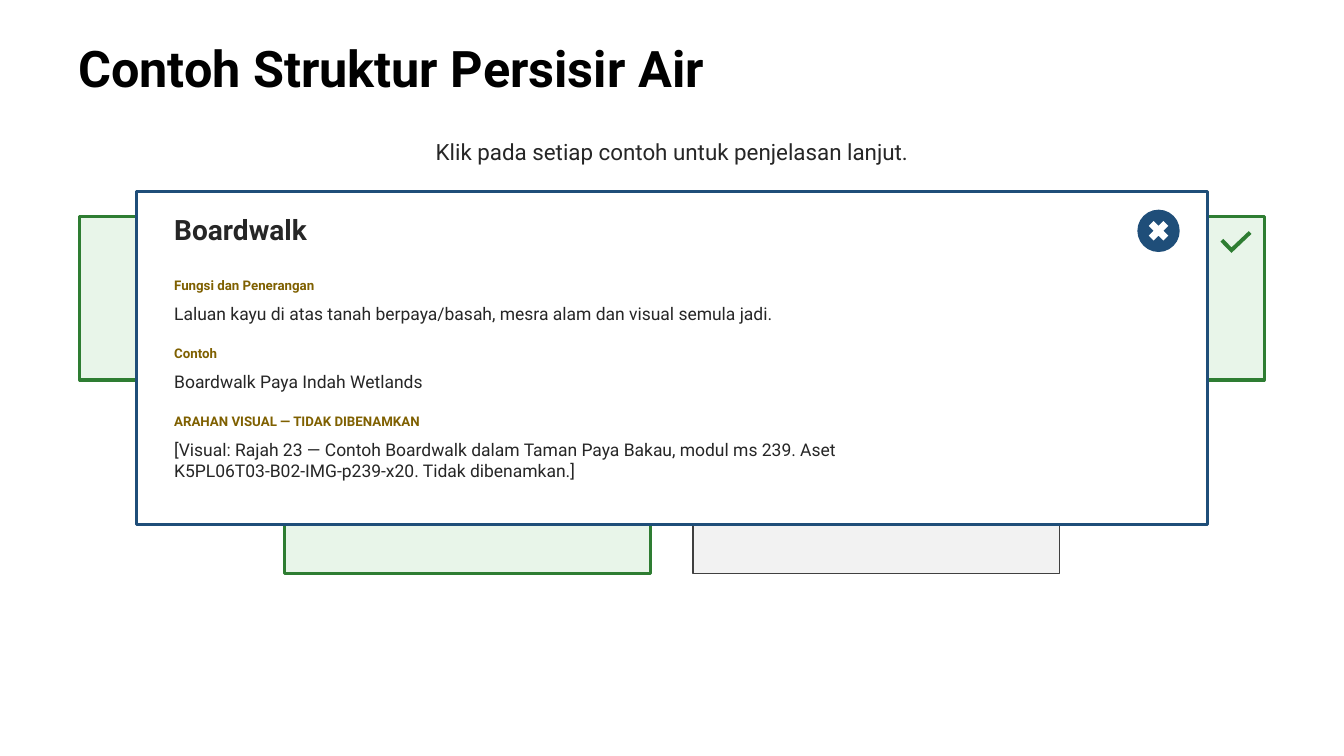
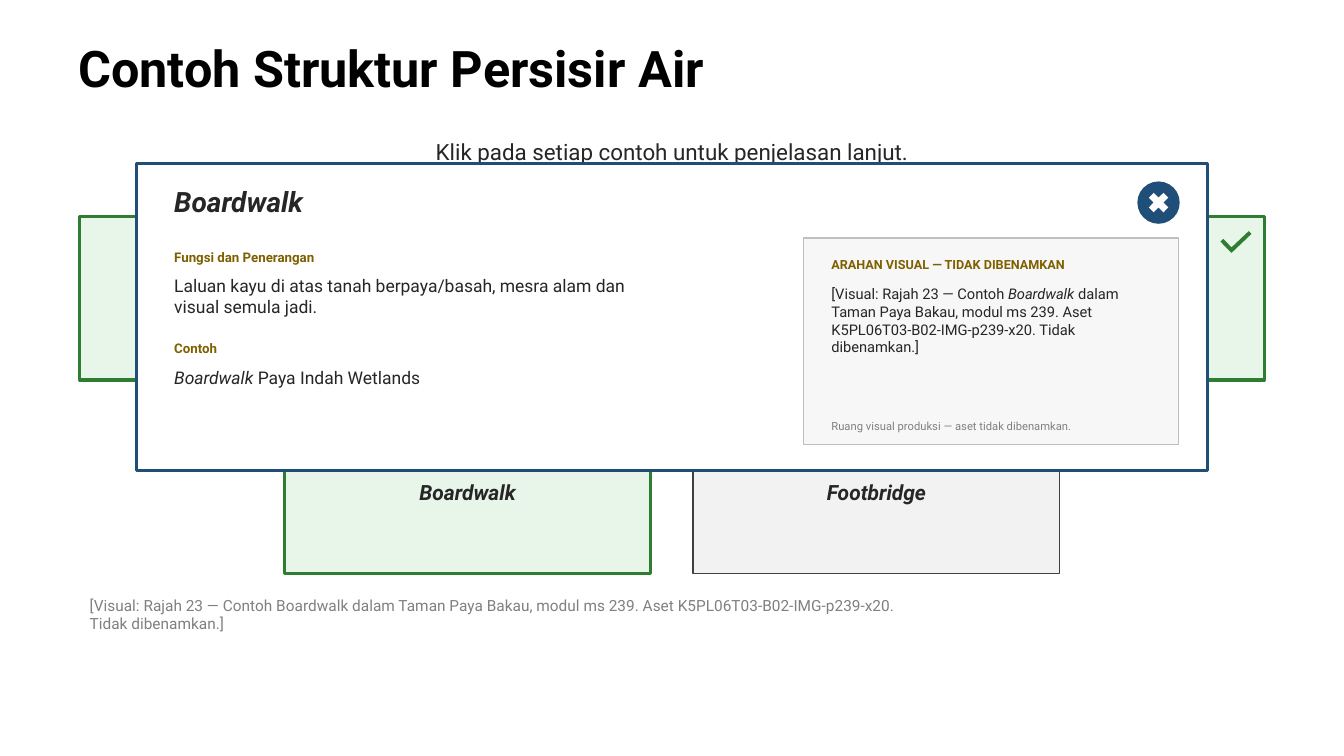
Before and after one commit to fidos777/slide-interaction-layer, a slide deck: slide 10 of reviews/source-completion/K5PL06T03B02_v0_4_THREE_FAMILY_PROOF.pptx. Drawn at 1344x756 pixels with LibreOffice and Linux fonts; fonts in the diff are those of the drawing. Boxes give left, top, right and bottom in pixels: in the first picture for what was removed or moved away, otherwise in the second. Text is boxed around its words. In the diff, an @@ line names an element or a change of style, - is before the commit and + after.

```diff
--- a/reviews/source-completion/K5PL06T03B02_v0_4_THREE_FAMILY_PROOF.pptx
+++ b/reviews/source-completion/K5PL06T03B02_v0_4_THREE_FAMILY_PROOF.pptx
@@ rectangle: place and size @@
-rectangle at box(136, 192, 1208, 524)
+rectangle at box(136, 163, 1208, 471)
@@ text "Boardwalk" at box(174, 191, 303, 213): italic on @@
@@ text "Boardwalk": place and size @@
-text "Boardwalk" at box(174, 219, 307, 241)
+text "Boardwalk" at box(174, 191, 303, 213)
@@ ellipse: place and size @@
-ellipse at box(1137, 210, 1180, 252)
+ellipse at box(1137, 181, 1180, 224)
@@ freeform shape: place and size @@
-freeform shape at box(1149, 221, 1169, 240)
+freeform shape at box(1149, 193, 1169, 212)
@@ rectangle "Promenade" at box(80, 217, 447, 380): italic on @@
@@ rectangle added at box(804, 238, 1179, 445), fill #F7F7F7, outline #BFBFBF 1 pt @@
@@ text "Fungsi dan Penerangan": place and size @@
-text "Fungsi dan Penerangan" at box(174, 280, 315, 293)
+text "Fungsi dan Penerangan" at box(174, 252, 315, 265)
@@ text "ARAHAN VISUAL — TIDAK DIBENAMKAN": place and size @@
-text "ARAHAN VISUAL — TIDAK DIBENAMKAN" at box(174, 416, 420, 426)
+text "ARAHAN VISUAL — TIDAK DIBENAMKAN" at box(831, 260, 1065, 269)
@@ text "ARAHAN VISUAL — TIDAK DIBENAMKAN" at box(831, 260, 1065, 269): size 9.5 to 9 pt @@
@@ text at box(174, 279, 625, 317): text changed @@
-Laluan kayu di atas tanah berpaya/basah, mesra alam dan visual semula jadi.
+Laluan kayu di atas tanah berpaya/basah, mesra alam dan
+visual semula jadi.
@@ text added at box(831, 287, 1119, 355), 10.5 pt, text #262626 @@
+[Visual: Rajah 23 — Contoh Boardwalk dalam
+Taman Paya Bakau, modul ms 239. Aset
+K5PL06T03-B02-IMG-p239-x20. Tidak dibenamkan.]
@@ text in rectangle at box(1037, 288, 1125, 313): text added @@
+Dek Kayu
@@ text "Contoh": place and size @@
-text "Contoh" at box(174, 348, 217, 358)
+text "Contoh" at box(174, 343, 217, 353)
@@ text "Boardwalk Paya Indah Wetlands" at box(174, 371, 421, 388): italic on in "Boardwalk" @@
@@ text added at box(831, 421, 1071, 432), 8 pt, text #808080 @@
+Ruang visual produksi — aset tidak dibenamkan.
@@ text in rectangle at box(419, 484, 515, 500): text added @@
+Boardwalk
@@ text in rectangle at box(827, 484, 926, 505): text added @@
+Footbridge
@@ text at box(90, 598, 894, 632): text changed; size 12.5 to 11 pt; text colour #262626 to #808080 @@
-[Visual: Rajah 23 — Contoh Boardwalk dalam Taman Paya Bakau, modul ms 239. Aset
-K5PL06T03-B02-IMG-p239-x20. Tidak dibenamkan.]
+[Visual: Rajah 23 — Contoh Boardwalk dalam Taman Paya Bakau, modul ms 239. Aset K5PL06T03-B02-IMG-p239-x20.
+Tidak dibenamkan.]
```
Also in this commit, not shown: 26 other slides changed, 1 other file.
